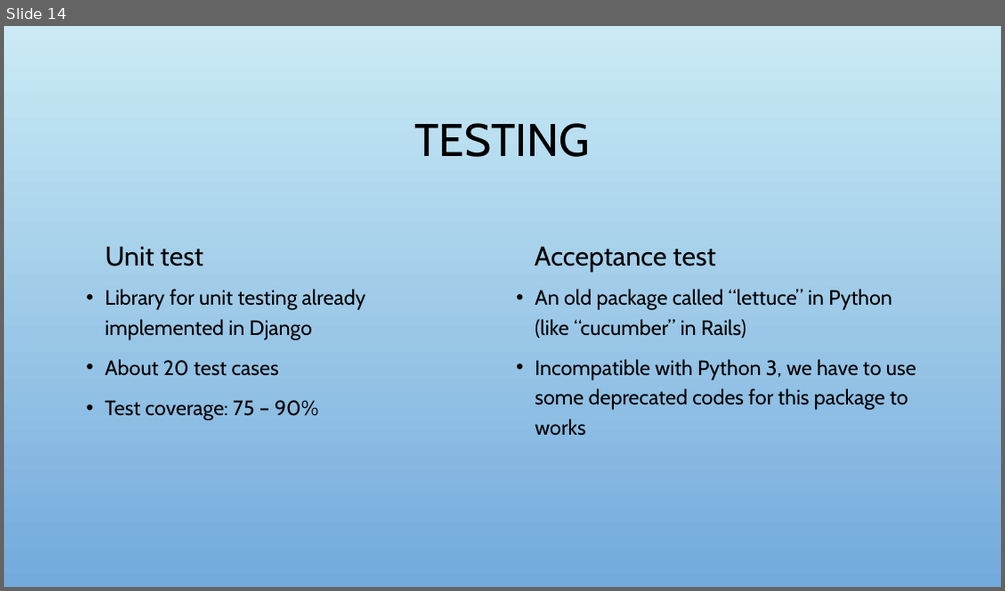
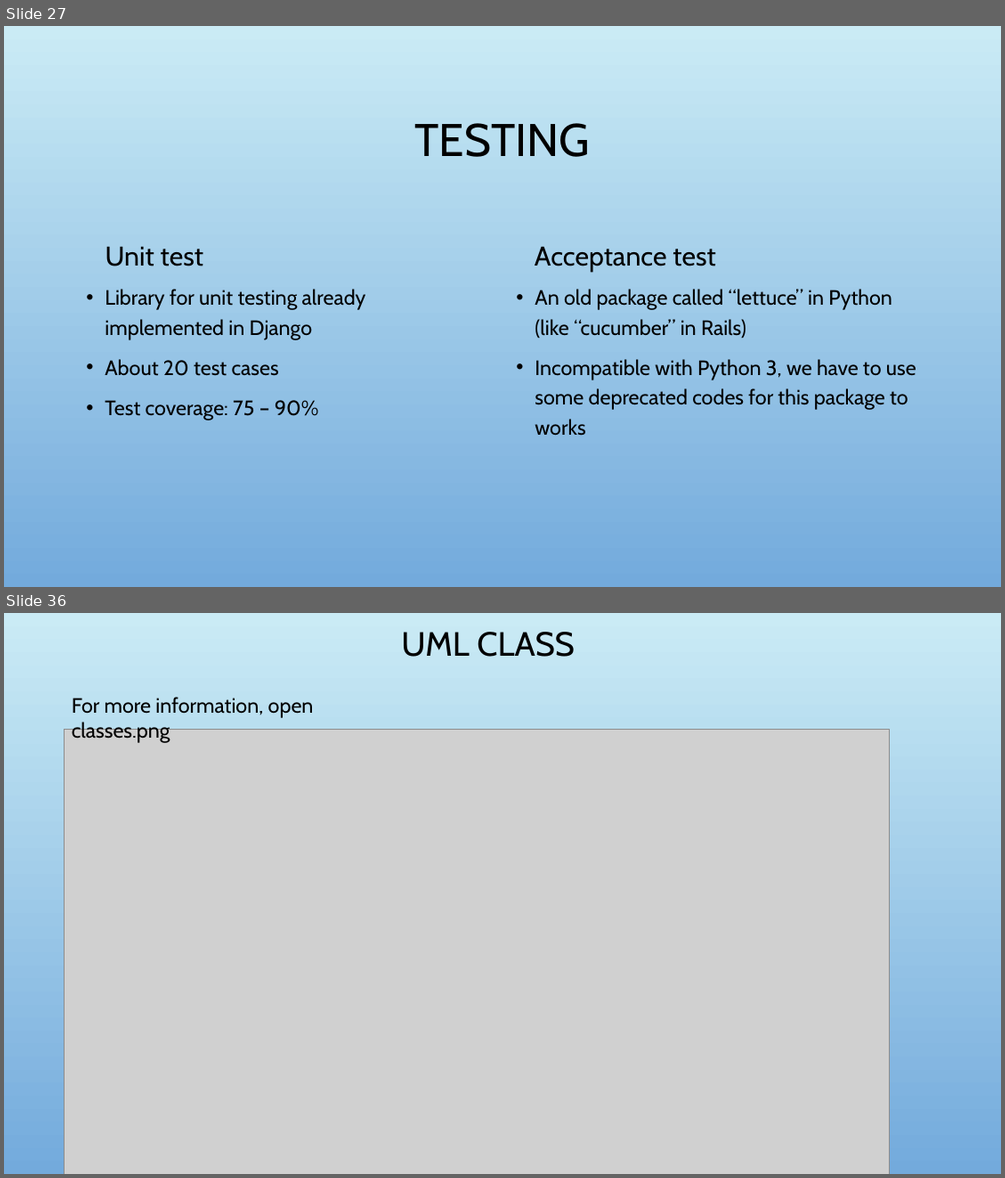
Before and after one commit to nhunght57/EnglishStudy_Web, a slide deck: report/Project Report.pptx. Shown one above the other, each under a label of ours: slide 14 before the commit, slides 27 and 36 after it; the slides between them are not shown. The pictures are 1005x591 and 1005x1178 pixels, drawn with LibreOffice and Linux fonts; fonts in the diff are those of the drawing; grey boxes stand for pictures; background and template pictures are left out. Boxes give left, top, right and bottom in pixels: in the first picture for what was removed or moved away, otherwise in the second. Text is boxed around its words. In the diff, an @@ line names an element or a change of style, - is before the commit and + after.

```diff
--- a/report/Project Report.pptx
+++ b/report/Project Report.pptx
@@ slide 36 added at (4,613,1001,1174), background picture (left out) @@
@@ title added at (401,632,574,657), 32.4 pt, text #000000 @@
+UML CLASS
@@ text added at (72,697,314,743), 20 pt, text #000000 @@
+For more information, open classes.png
@@ picture added at (65,730,890,1174) @@
@@ what was slide 14 is now slide 27 @@
```
Also in this commit, not shown: 6 slides changed, 21 other slides added, 2 slides removed.
